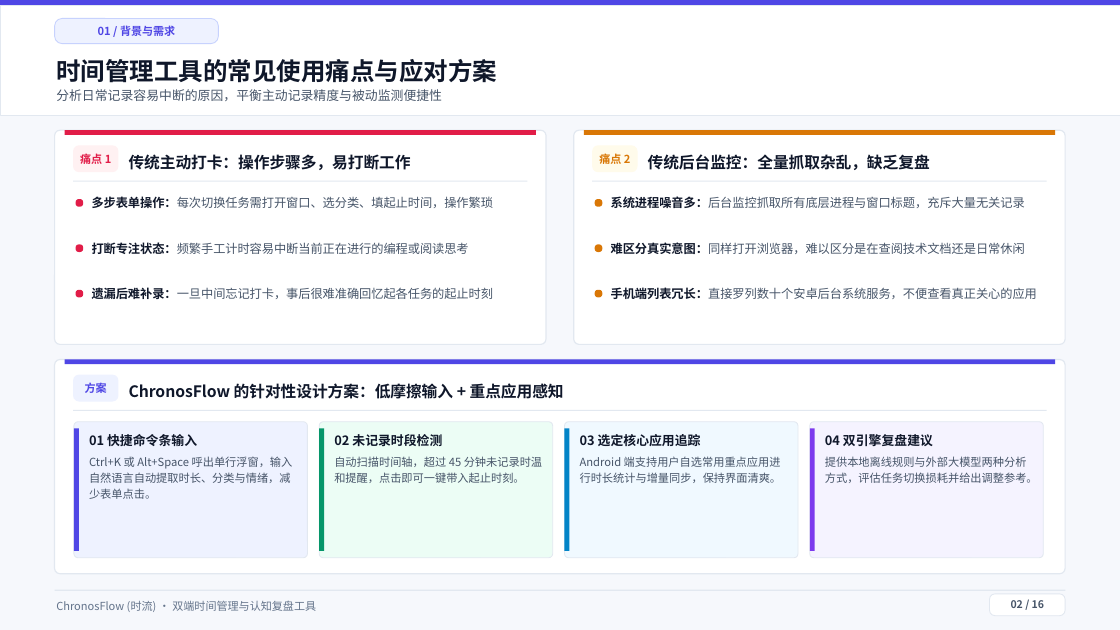
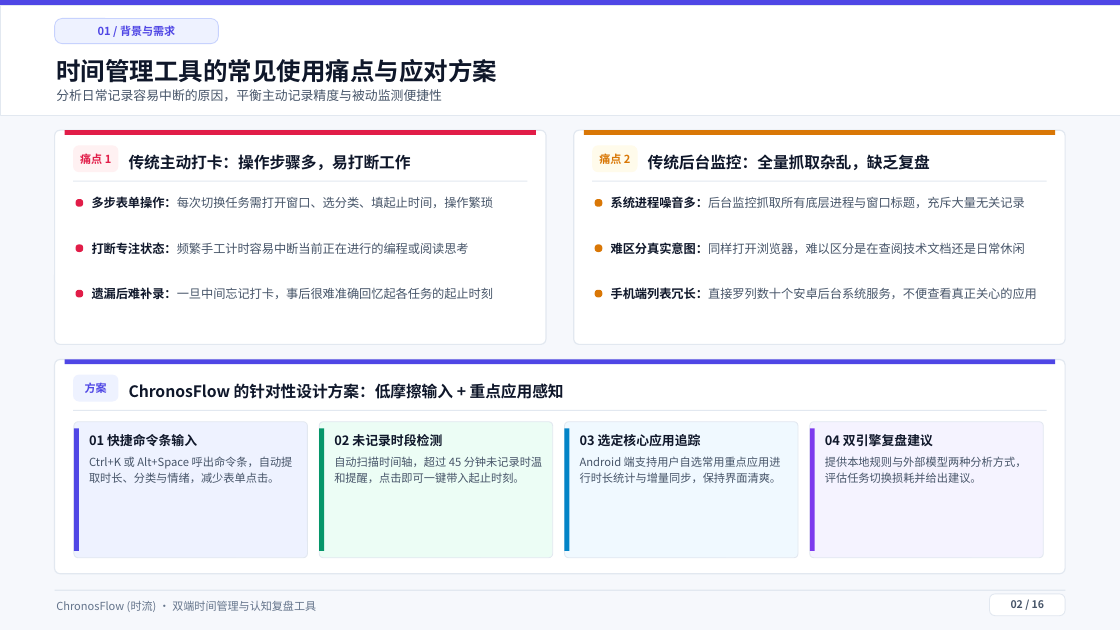
Before and after one commit to Citrus0914/ChronosFlow, a slide deck: slide 2 of 演示文稿/ChronosFlow软件功能全景介绍.pptx. Drawn at 1120x630 pixels with LibreOffice and Linux fonts; fonts in the diff are those of the drawing. Boxes give left, top, right and bottom in pixels: in the first picture for what was removed or moved away, otherwise in the second. Text is boxed around its words. In the diff, an @@ line names an element or a change of style, - is before the commit and + after.

```diff
--- a/演示文稿/ChronosFlow软件功能全景介绍.pptx
+++ b/演示文稿/ChronosFlow软件功能全景介绍.pptx
@@ text at (89, 456, 293, 483): text changed @@
-Ctrl+K 或 Alt+Space 呼出单行浮窗，输入自然语言自动提取时长、分类与情绪，减少表单点击。
+Ctrl+K 或 Alt+Space 呼出命令条，自动提取时长、分类与情绪，减少表单点击。
@@ text at (825, 456, 1027, 483): text changed @@
-提供本地离线规则与外部大模型两种分析方式，评估任务切换损耗并给出调整参考。
+提供本地规则与外部模型两种分析方式，评估任务切换损耗并给出建议。
```
Also in this commit, not shown: 3 other slides changed, 1 other file.
